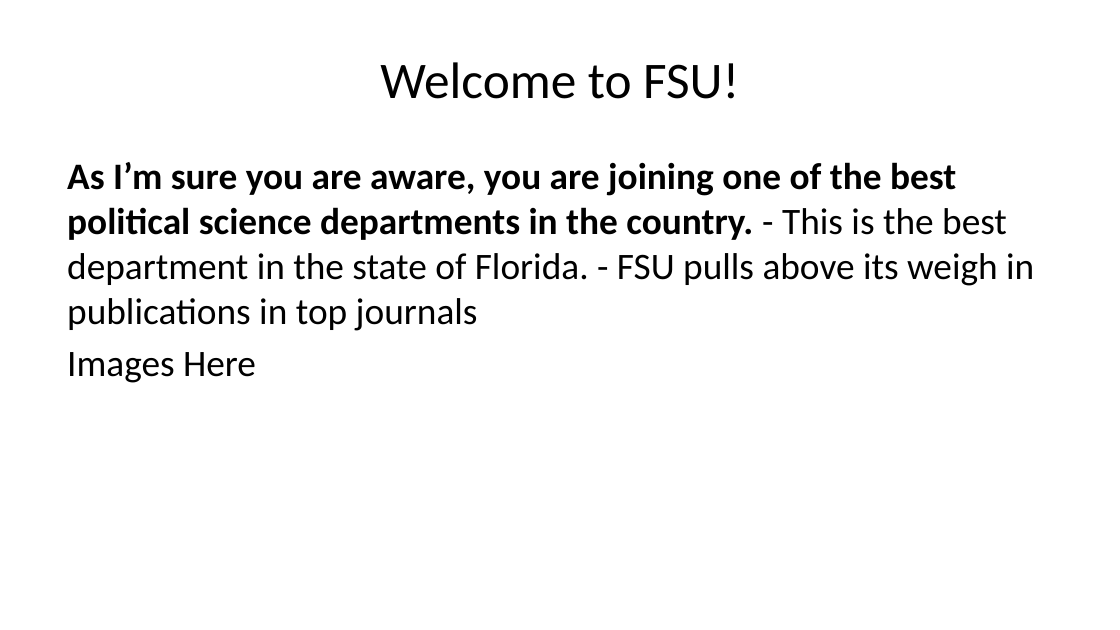
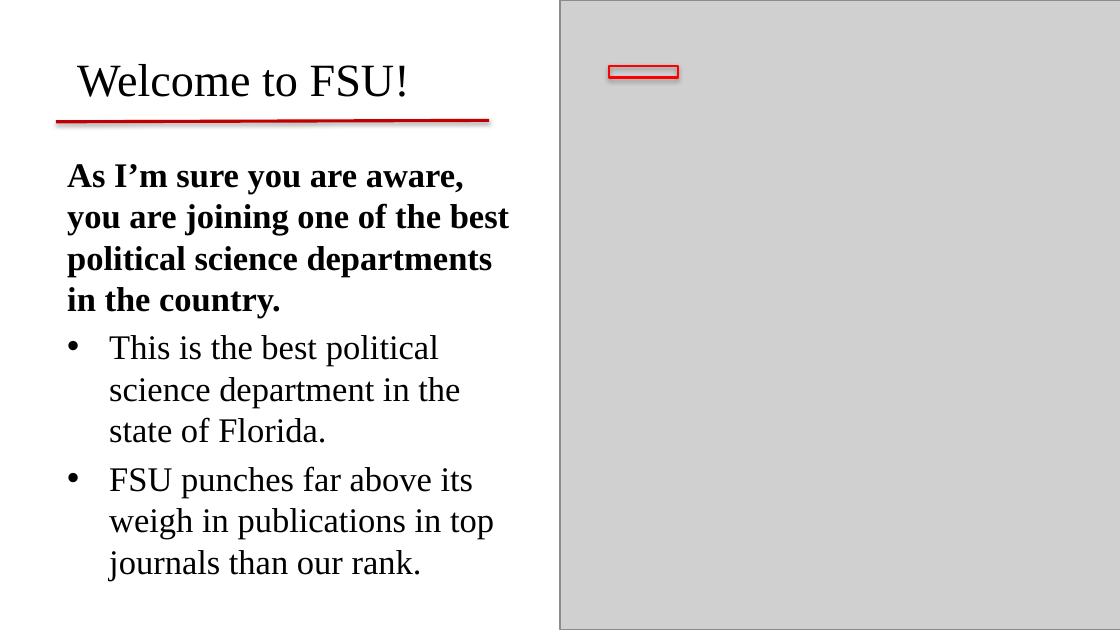
Before and after one commit to taylor-hill23/summer-ri-workshop-quarto, a slide deck: slide 5 of materials/class-slides-day-1-powerpoint.pptx (slide 6 before the commit). Drawn at 1120x630 pixels with LibreOffice and Linux fonts; fonts in the diff are those of the drawing; grey boxes stand for pictures. Boxes give left, top, right and bottom in pixels: in the first picture for what was removed or moved away, otherwise in the second. Text is boxed around its words. In the diff, an @@ line names an element or a change of style, - is before the commit and + after.

```diff
--- a/materials/class-slides-day-1-powerpoint.pptx
+++ b/materials/class-slides-day-1-powerpoint.pptx
@@ title "Welcome to FSU!" at (x1=77, y1=64, x2=410, y2=97): size 33 to 29.7 pt, font Calibri to Times New Roman @@
@@ picture added at (x1=560, y1=0, x2=1120, y2=629) @@
@@ rectangle added at (x1=609, y1=66, x2=678, y2=78), outline #FF0000 1.5 pt @@
@@ line added from (56, 122) to (489, 121), #C00000 2 pt @@
@@ text at (x1=67, y1=164, x2=509, y2=580): text changed; size 24 to 22.2 pt; font Calibri to Times New Roman @@
-As I’m sure you are aware, you are joining one of the best political science departments in the country. - This is the best department in the state of Florida. - FSU pulls above its weigh in publications in top journals
-Images Here
+As I’m sure you are aware, you are joining one of the best political science departments in the country.
+• This is the best political science department in the state of Florida.
+• FSU punches far above its weigh in publications in top journals than our rank.
```
Also in this commit, not shown: 42 other slides changed, 21 slides added, 25 slides removed.
